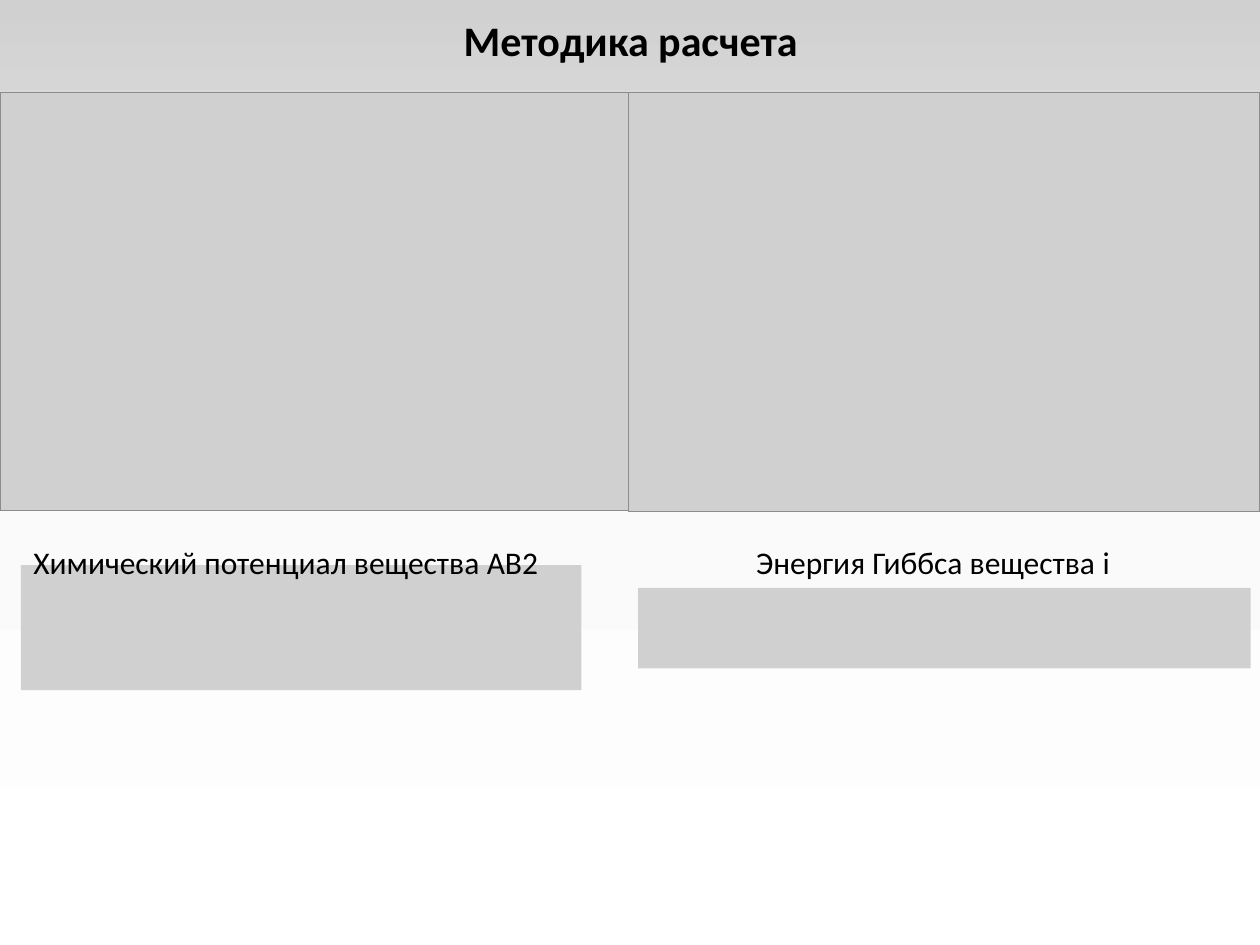
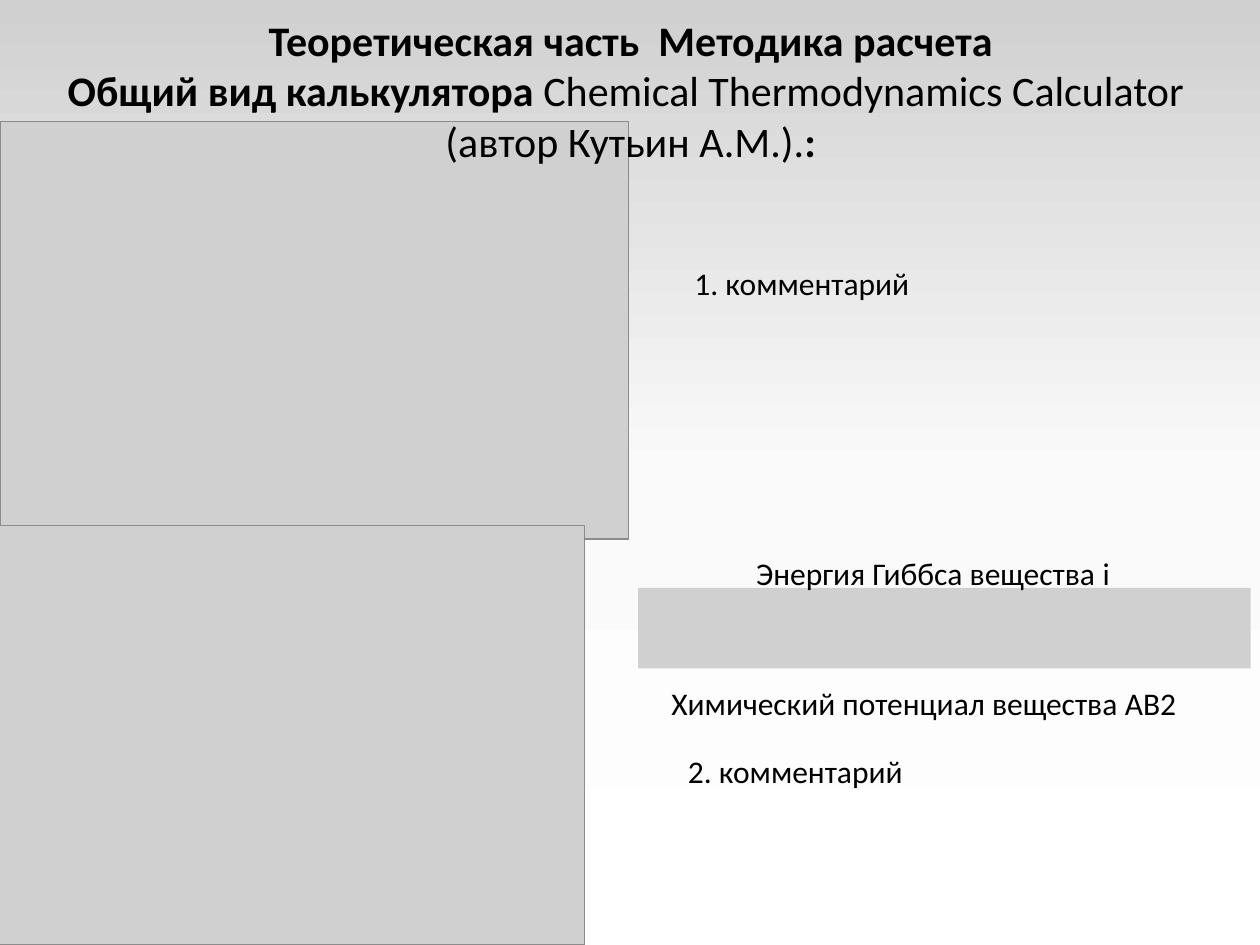
Before and after one commit to EnglishBeach/glass, a slide deck: slide 3 of Презентация.pptx. Drawn at 1260x945 pixels with LibreOffice and Linux fonts; fonts in the diff are those of the drawing; grey boxes stand for pictures. Boxes give left, top, right and bottom in pixels: in the first picture for what was removed or moved away, otherwise in the second. Text is boxed around its words. In the diff, an @@ line names an element or a change of style, - is before the commit and + after.

```diff
--- a/Презентация.pptx
+++ b/Презентация.pptx
@@ text at box(68, 28, 1184, 167): text changed @@
-Методика расчета
+Теоретическая часть Методика расчета
+Общий вид калькулятора Chemical Thermodynamics Calculator (автор Кутьин А.М.).:
@@ picture: place and size @@
-picture at box(0, 93, 629, 510)
+picture at box(0, 122, 629, 539)
@@ text added at box(694, 273, 909, 300), 18 pt, text #000000 @@
+1. комментарий
@@ picture: place and size @@
-picture at box(629, 93, 1260, 513)
+picture at box(0, 525, 585, 945)
@@ picture removed at box(21, 566, 582, 690) @@
@@ text "Энергия Гиббса вещества i": place and size @@
-text "Энергия Гиббса вещества i" at box(756, 552, 1109, 580)
+text "Энергия Гиббса вещества i" at box(756, 563, 1109, 592)
@@ text "Химический потенциал вещества AB2": place and size @@
-text "Химический потенциал вещества AB2" at box(33, 548, 538, 579)
+text "Химический потенциал вещества AB2" at box(671, 693, 1176, 721)
@@ text added at box(688, 761, 903, 788), 18 pt, text #000000 @@
+2. комментарий
```
Also in this commit, not shown: 9 other slides changed, 2 slides added, 3 slides removed, 8 other files.
